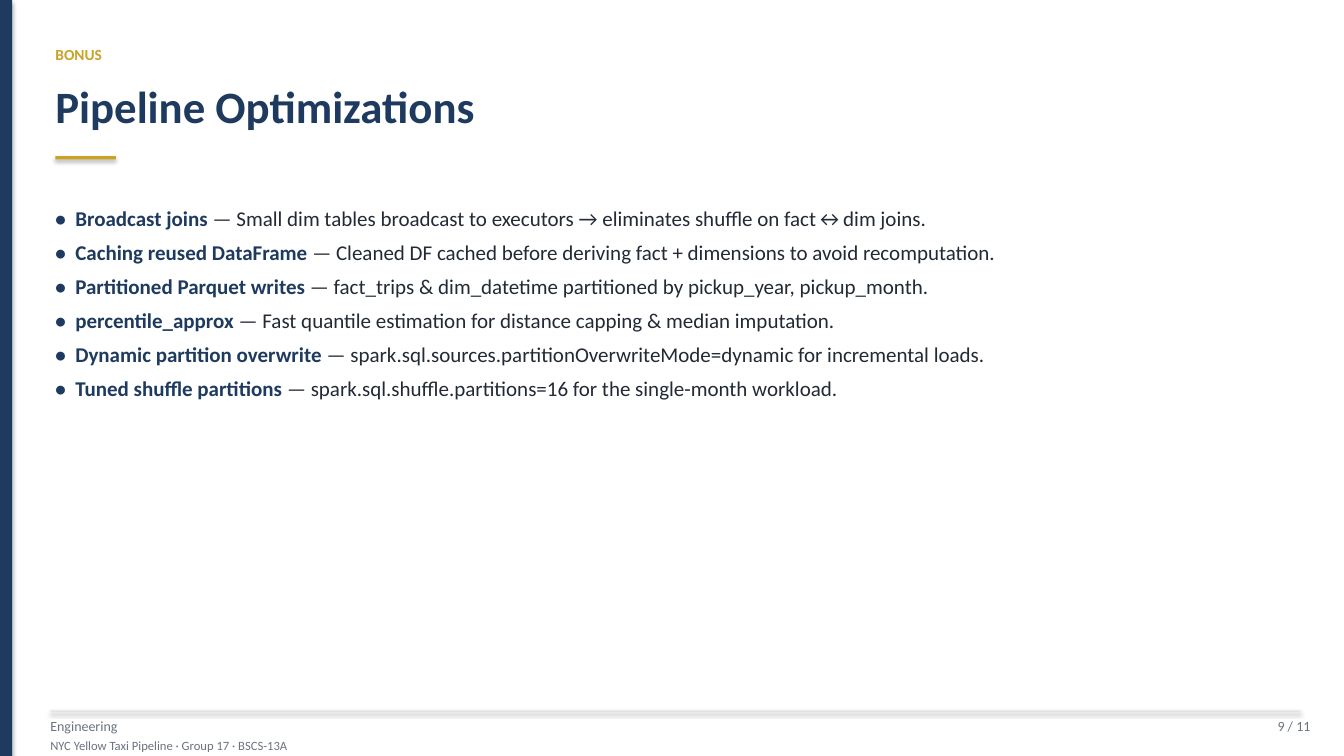
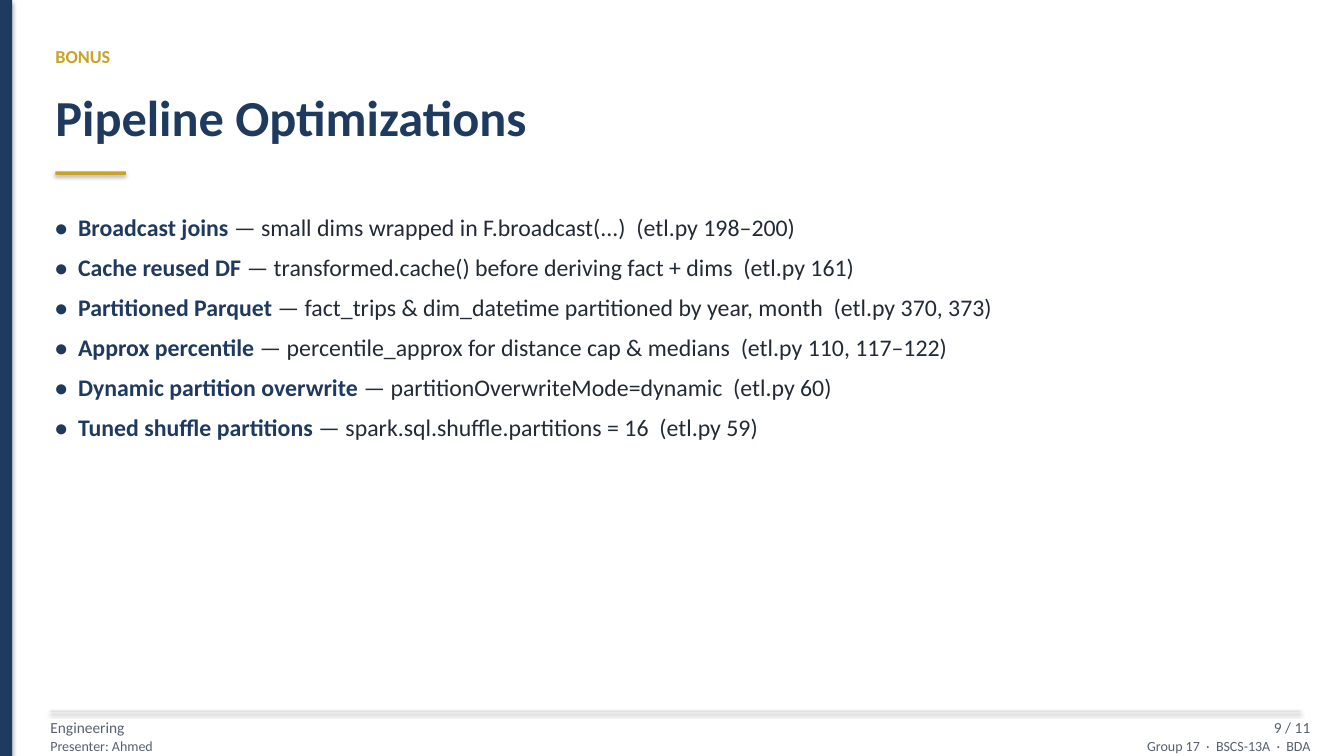
Before and after one commit to hassaanawan48/NYC-Taxi-Ingestion-Pipeline, a slide deck: slide 9 of NYC_Taxi_BDA_Presentation.pptx. Drawn at 1344x756 pixels with LibreOffice and Linux fonts; fonts in the diff are those of the drawing. Boxes give left, top, right and bottom in pixels: in the first picture for what was removed or moved away, otherwise in the second. Text is boxed around its words. In the diff, an @@ line names an element or a change of style, - is before the commit and + after.

```diff
--- a/NYC_Taxi_BDA_Presentation.pptx
+++ b/NYC_Taxi_BDA_Presentation.pptx
@@ text "BONUS" at [55, 51, 110, 63]: size 11 to 13 pt @@
@@ text "Pipeline Optimizations": place and size @@
-text "Pipeline Optimizations" at [55, 91, 474, 130]
+text "Pipeline Optimizations" at [55, 100, 526, 144]
@@ text "Pipeline Optimizations" at [55, 100, 526, 144]: size 32 to 36 pt @@
@@ rectangle: place and size @@
-rectangle at [55, 156, 116, 159]
+rectangle at [55, 171, 126, 174]
@@ text at [78, 218, 991, 440]: text changed; size 15 to 17 pt @@
-• Broadcast joins — Small dim tables broadcast to executors → eliminates shuffle on fact↔dim joins.
-• Caching reused DataFrame — Cleaned DF cached before deriving fact + dimensions to avoid recomputation.
-• Partitioned Parquet writes — fact_trips & dim_datetime partitioned by pickup_year, pickup_month.
-• percentile_approx — Fast quantile estimation for distance capping & median imputation.
-• Dynamic partition overwrite — spark.sql.sources.partitionOverwriteMode=dynamic for incremental loads.
-• Tuned shuffle partitions — spark.sql.shuffle.partitions=16 for the single-month workload.
+• Broadcast joins — small dims wrapped in F.broadcast(...) (etl.py 198–200)
+• Cache reused DF — transformed.cache() before deriving fact + dims (etl.py 161)
+• Partitioned Parquet — fact_trips & dim_datetime partitioned by year, month (etl.py 370, 373)
+• Approx percentile — percentile_approx for distance cap & medians (etl.py 110, 117–122)
+• Dynamic partition overwrite — partitionOverwriteMode=dynamic (etl.py 60)
+• Tuned shuffle partitions — spark.sql.shuffle.partitions = 16 (etl.py 59)
@@ text "Engineering" at [50, 722, 124, 736]: size 10 to 11 pt, text colour #6B7380 to #57606E @@
@@ text "9 / 11" at [1274, 723, 1311, 733]: size 10 to 11 pt, text colour #6B7380 to #57606E @@
@@ text at [50, 741, 153, 751]: text changed; size 9 to 10 pt; text colour #6B7380 to #57606E @@
-NYC Yellow Taxi Pipeline · Group 17 · BSCS-13A
+Presenter: Ahmed
@@ text added at [1147, 742, 1310, 753], 10 pt, text #57606E @@
+Group 17 · BSCS-13A · BDA
```
Also in this commit, not shown: 10 other slides changed, 3 other files.
